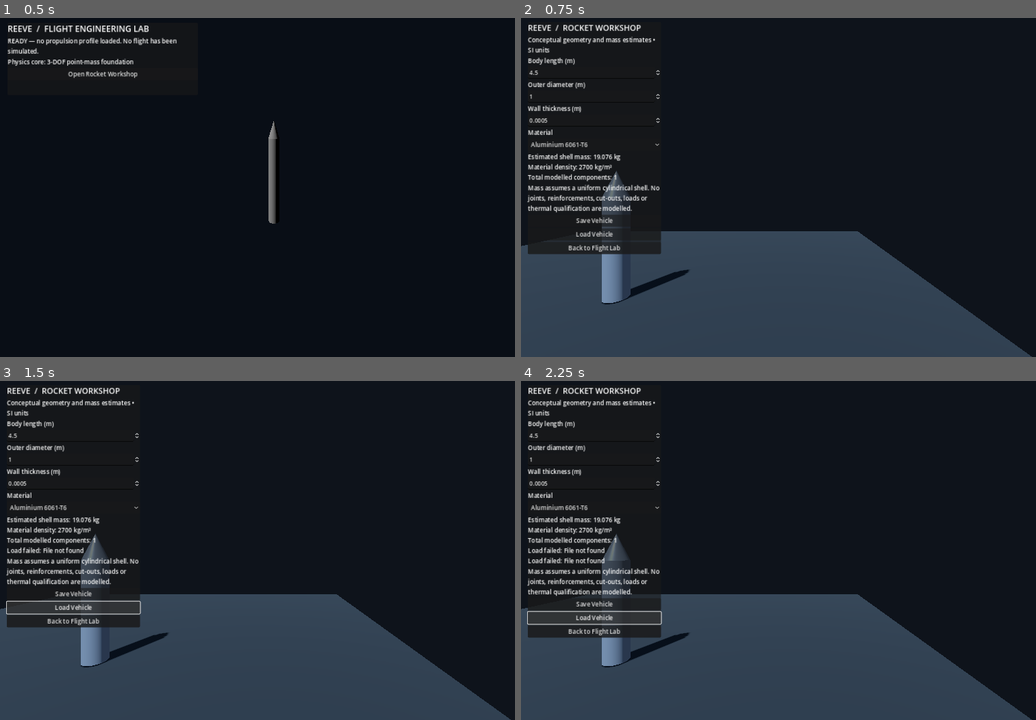
Above: before the commit, frames 1-4 (two rows, left to right).
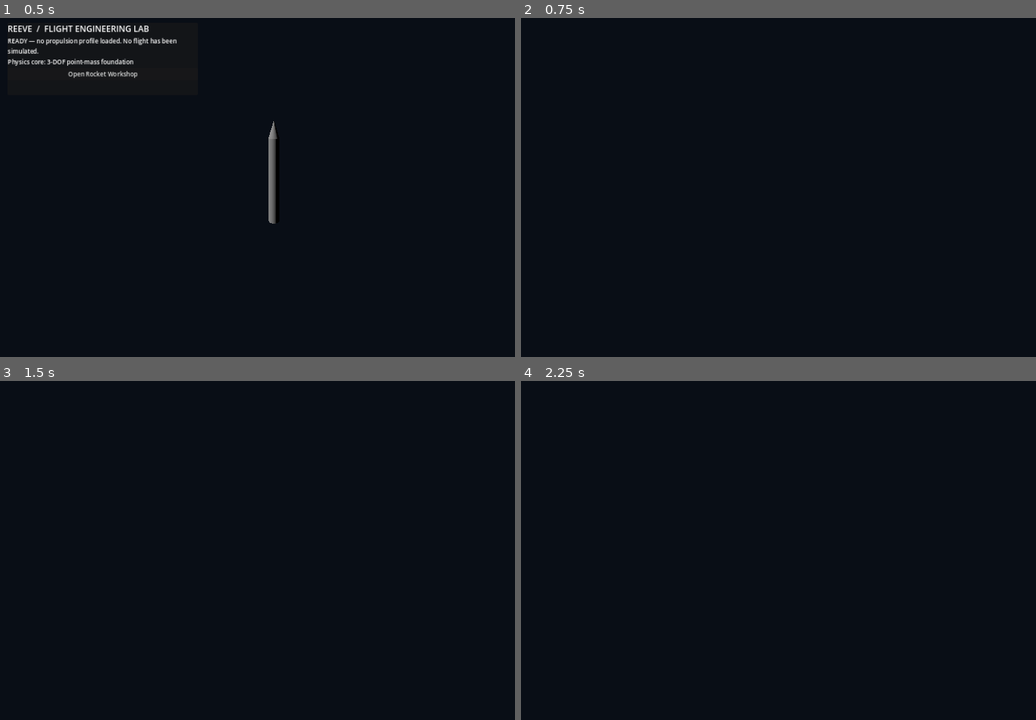
Above: after the commit, the same moments.

Repository: Inflare12/Reeve
Game: Godot game, scene res://scenes/main/main.tscn
Two runs of this game, one before a commit and one after it. Both use one fixed random seed, a clock stepped at 60 frames per second and the inputs below.
Inputs (mouse positions are in pixels of both pictures, inside the frame that each line leads up to):
- Up to frame 1 (0.5 s): no input
- Up to frame 2 (0.75 s): click "Open Rocket Workshop" at 0.5 s
- Up to frame 3 (1.5 s): click (72, 597) at 1.25 s, where only the run before the commit has a clickable "Load Vehicle"
- Up to frame 4 (2.25 s): click (593, 608) at 2 s, where only the run before the commit has a clickable "Load Vehicle"

Frame 1 is identical in both runs. In frame 2, 32% of the frame differs, in the area x 0-100%, y 2-100%; in frame 3, 33%; in frame 4, 32%.
Error after the commit: Parse Error: Identifier "fin_thickness_m" not declared in the current scope. (res://scripts/workshop/workshop_scene.gd:197)

Commit message:
Add editable conceptual fin geometry and mass estimates

Diff:
--- a/scripts/workshop/workshop_scene.gd
+++ b/scripts/workshop/workshop_scene.gd
@@ -4,6 +4,9 @@
 var body_length: SpinBox
 var body_diameter: SpinBox
 var wall_thickness: SpinBox
+var fin_count: SpinBox
+var fin_span: SpinBox
+var fin_chord: SpinBox
 var material_select: OptionButton
 var mass_label: Label
 var rocket_visual: Node3D
@@ -73,6 +76,9 @@
 	body_length = _add_spinbox(column, "Body length (m)", 0.5, 12.0, 4.5, 0.1, 2)
 	body_diameter = _add_spinbox(column, "Outer diameter (m)", 0.05, 1.0, 0.56, 0.01, 2)
 	wall_thickness = _add_spinbox(column, "Wall thickness (m)", 0.0005, 0.02, 0.002, 0.0005, 4)
+	fin_count = _add_spinbox(column, "Fin count", 3.0, 6.0, 4.0, 1.0, 0)
+	fin_span = _add_spinbox(column, "Fin span (m)", 0.05, 0.5, 0.18, 0.01, 2)
+	fin_chord = _add_spinbox(column, "Fin chord (m)", 0.1, 1.0, 0.35, 0.01, 2)
 
 	var material_label := Label.new()
 	material_label.text = "Material"
@@ -111,7 +117,7 @@
 	)
 	column.add_child(return_button)
 
-	for control in [body_length, body_diameter, wall_thickness]:
+	for control in [body_length, body_diameter, wall_thickness, fin_count, fin_span, fin_chord]:
 		control.value_changed.connect(_on_parameters_changed)
 
 func _add_spinbox(parent: VBoxContainer, label_text: String, minimum: float, maximum: float, initial: float, step: float, decimals: int) -> SpinBox:
@@ -185,6 +191,21 @@
 	nose.material_override = shell_material
 	rocket_visual.add_child(nose)
 
+	for fin_index in range(int(fin_count.value)):
+		var angle: float = TAU * float(fin_index) / float(fin_count.value)
+		var fin_mesh := BoxMesh.new()
+		fin_mesh.size = Vector3(fin_span.value, fin_chord.value, fin_thickness_m)
+		var fin := MeshInstance3D.new()
+		fin.mesh = fin_mesh
+		fin.position = Vector3(
+			cos(angle) * (radius + fin_span.value * 0.5),
+			fin_chord.value * 0.5,
+			sin(angle) * (radius + fin_span.value * 0.5)
+		)
+		fin.rotation.y = -angle
+		fin.material_override = shell_material
+		rocket_visual.add_child(fin)
+
 func _save_configuration() -> void:
 	var save_error := configuration.save_to_file("user://reeve_vehicle.json")
 	if save_error == OK:
@@ -201,13 +222,26 @@
 	if loaded.components.is_empty():
 		mass_label.text += "\nConfiguration contains no components."
 		return
-	var component: ReeveRocketComponent = loaded.components[0]
-	if component.geometry_type != "cylinder_shell":
+	var component: ReeveRocketComponent = null
+	var saved_fin: ReeveRocketComponent = null
+	var saved_fin_count: int = 0
+	for saved_component in loaded.components:
+		if saved_component.geometry_type == "cylinder_shell" and component == null:
+			component = saved_component
+		elif str(saved_component.component_id).begins_with("fin_"):
+			saved_fin_count += 1
+			if saved_fin == null:
+				saved_fin = saved_component
+	if component == null:
 		mass_label.text += "\nFirst component is not a supported fuselage shell."
 		return
 	body_length.value = float(component.dimensions_m.get("length", body_length.value))
 	body_diameter.value = float(component.dimensions_m.get("outer_radius", body_diameter.value * 0.5)) * 2.0
 	wall_thickness.value = float(component.dimensions_m.get("wall_thickness", wall_thickness.value))
+	if saved_fin != null:
+		fin_count.value = saved_fin_count
+		fin_span.value = float(saved_fin.dimensions_m.get("width", fin_span.value))
+		fin_chord.value = float(saved_fin.dimensions_m.get("length", fin_chord.value))
 	for index in range(material_select.item_count):
 		if str(material_select.get_item_metadata(index)) == component.material_id:
 			material_select.select(index)
